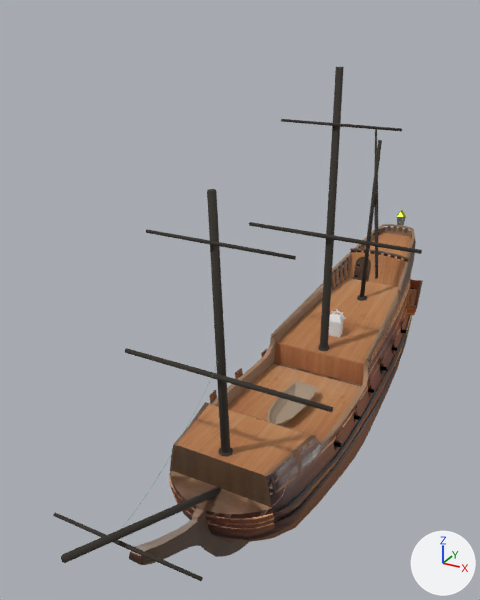
The glTF model ships/models/fregate17e.glb as it was, and as the next commit left it.
Before and after are seen from a 50 mm camera at (10.6, -28.2, 19.2) aimed at (-2.3, -4.6, 7.4). Lighting does not change. The marker at lower right points along +X, +Y and +Z. The picture after the commit comes second. Where no turn or scale is listed for an object, it has been applied to the vertices. Vertices at exactly the same position are counted once.
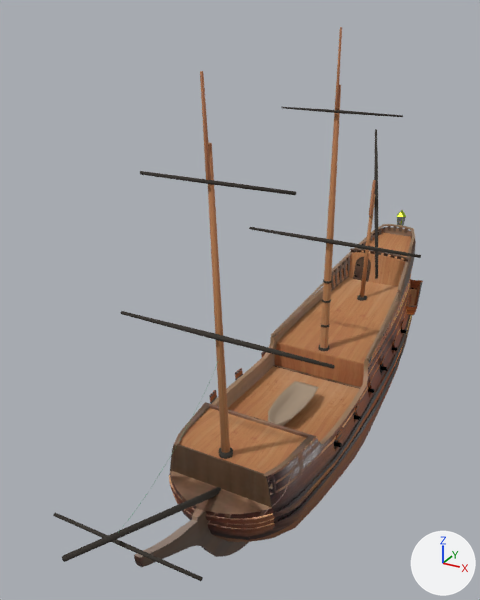
Location of each change, (x1, y1, x2, y2) in pixels of the pictures (480 x 600 px; the box of a moved part takes in the faces that stretch with it):
'Plane', reshaped
    before: (129, 224, 423, 565)
    after: (134, 224, 423, 567)
'Cylinder.001', reshaped (22% taller)
    before: (207, 140, 382, 453)
    after: (200, 71, 376, 453)
'Cylinder', reshaped (8% narrower, 14% taller)
    before: (320, 67, 344, 348)
    after: (320, 27, 342, 348)
'Cylinder.006', moved
    before: (125, 348, 333, 412)
    after: (121, 311, 335, 369)
'Cylinder.004', moved
    before: (249, 222, 422, 254)
    after: (249, 227, 421, 258)
'Cylinder.007', moved
    before: (146, 230, 296, 260)
    after: (140, 171, 296, 195)
'Cylinder.005', reshaped (15% shorter)
    before: (281, 119, 402, 131)
    after: (282, 107, 403, 117)
'Cube', deleted
    before: (329, 313, 343, 338)
part 1 of me_cylinder, added
    after: (335, 27, 342, 108)
part 2 of me_cylinder, cut back
    before: (320, 67, 344, 348)
    after: (320, 85, 341, 348)
part 3 of me_cylinder_001, added
    after: (369, 180, 376, 215)
part 4 of me_cylinder_001, added
    after: (200, 71, 211, 180)
part 5 of me_cylinder_001, moved or reshaped
    before: (207, 189, 230, 453)
    after: (208, 143, 230, 453)
part 6 of me_cylinder_001, moved or reshaped
    before: (360, 140, 382, 297)
    after: (360, 194, 375, 297)
part 7 of me_cylinder_001, recoloured
    before: (207, 140, 382, 453)
    after: (208, 143, 375, 453)
part 9 of me_plane, moved or reshaped
    before: (175, 361, 387, 499)
    after: (174, 361, 374, 499)
part 10 of me_plane, moved or reshaped
    before: (129, 528, 186, 565)
    after: (134, 528, 186, 567)

Edits to the bpy script that builds the scene:
```text
Change me_plane:
    used by ob_plane; location = (0.0, 0.0, 0.0)
    remove me_plane.from_pydata(...)  # 4509 vertices, 8764 faces; spans x -3.2..3.2, y -15.8..11.9, z -2.7..6.7
    add me_plane.from_pydata(...)  # 4542 vertices, 8830 faces; spans x -3.2..3.2, y -15.7..11.9, z -2.7..6.7
    me_plane part 9: 57 vertices moved from x -3.2..3.2, y -9.9..5.5, z 2.1..3.3 to x -3.2..3.2, y -9.9..5.5, z 2.0..3.3; 18 vertices removed from x -2.2..2.5, y -9.9..-0.6, z 2.2..3.6; 38 vertices added at x -2.4..2.5, y -10.4..-0.6, z 2.0..3.6
    me_plane part 10: 25 vertices moved from x -0.2..0.2, y -15.8..-13.5, z 2.4..3.4 to x -0.2..0.2, y -15.5..-13.5, z 2.4..3.1; 18 vertices removed from x -0.2..0.2, y -15.8..-13.9, z 1.9..3.4; 31 vertices added at x -0.1..0.1, y -15.7..-13.9, z 1.9..3.2
    other edits to the shape of me_plane do not show in these pictures
Change me_cylinder:
    used by ob_cylinder; location = (0.0, 0.0, 0.0)
    remove me_cylinder.from_pydata(...)  # 36 vertices, 68 faces; spans x -0.2..0.2, y -0.3..0.1, z 1.4..16.9
    add me_cylinder.from_pydata(...)  # 276 vertices, 534 faces; spans x -0.2..0.2, y -0.3..0.1, z 1.4..18.5
    me_cylinder part 1: a new loose piece of 24 vertices spanning x -0.1..0.1, y -0.3..-0.2, z 15.3..18.5, in mat_hull
    me_cylinder part 2: 6 vertices moved from x -0.1..0.1, y -0.3..0.0, z 16.9 to x -0.1..0.1, y -0.2..0.0, z 16.2; 6 vertices removed from x -0.2..0.2, y -0.3..0.0, z 16.9; 222 vertices added at x -0.2..0.2, y -0.3..0.1, z 4.8..16.2
    add me_cylinder.materials.append(mat_hull)
Change me_cylinder_001:
    used by ob_cylinder_001; location = (0.0, 0.0, 0.0)
    remove me_cylinder_001.from_pydata(...)  # 48 vertices, 88 faces; spans x -0.2..0.2, y -10.8..6.5, z 0.1..14.0
    add me_cylinder_001.from_pydata(...)  # 96 vertices, 156 faces; spans x -0.2..0.2, y -11.2..6.2, z 0.1..17.5
    me_cylinder_001 part 3: a new loose piece of 24 vertices spanning x -0.1..0.1, y 5.7..6.1, z 8.9..10.8, in mat_hull
    me_cylinder_001 part 4: a new loose piece of 24 vertices spanning x -0.1..0.1, y -11.2..-10.8, z 14.4..17.5, in mat_hull
    me_cylinder_001 part 5: 12 vertices moved from x -0.1..0.1, y -10.8..-10.5, z 14.0 to x -0.1..0.1, y -10.9..-10.7, z 15.4..15.5
    me_cylinder_001 part 6: 12 vertices moved from x -0.1..0.1, y 6.3..6.5, z 12.8 to x -0.1..0.1, y 6.0..6.2, z 10.0
    me_cylinder_001 part 7: 88 faces spanning x -0.2..0.2, y -10.9..6.2, z 0.1..15.5 switch from mat_marroon (dark grey #352f29) to mat_hull
Change me_cylinder_005:
    used by ob_cylinder_005; location = (0.0, 0.0, 0.0)
    remove me_cylinder_005.from_pydata(...)  # 36 vertices, 68 faces; spans x -2.53..2.96, y -0.43..-0.3, z 14.5..14.64
    add me_cylinder_005.from_pydata(...)  # 36 vertices, 68 faces; spans x -2.53..2.96, y -0.43..-0.3, z 15.06..15.19
    me_cylinder_005 part 8: 36 of 36 vertices moved; they spanned x -2.53..2.96, y -0.43..-0.3, z 14.5..14.64 and now span x -2.53..2.96, y -0.43..-0.3, z 15.06..15.19; mean shift (0.0, 0.0, 0.55)
Change ob_cylinder_004:
    ob_cylinder_004.location: (0.0, 0.0, 0.0) -> (0.0, 0.0, -0.21)
Change ob_cylinder_006:
    ob_cylinder_006.location: (0.0, 0.0, 0.0) -> (0.0, -0.1, 1.64)
Change ob_cylinder_007:
    ob_cylinder_007.location: (0.0, 0.0, 0.0) -> (0.0, -0.14, 2.02)
Remove ob_cube:
    ob_cube = bpy.data.objects.new('Cube', me_cube_001)
    ob_cube.location = (0.0, 1.17, 3.86)
```
